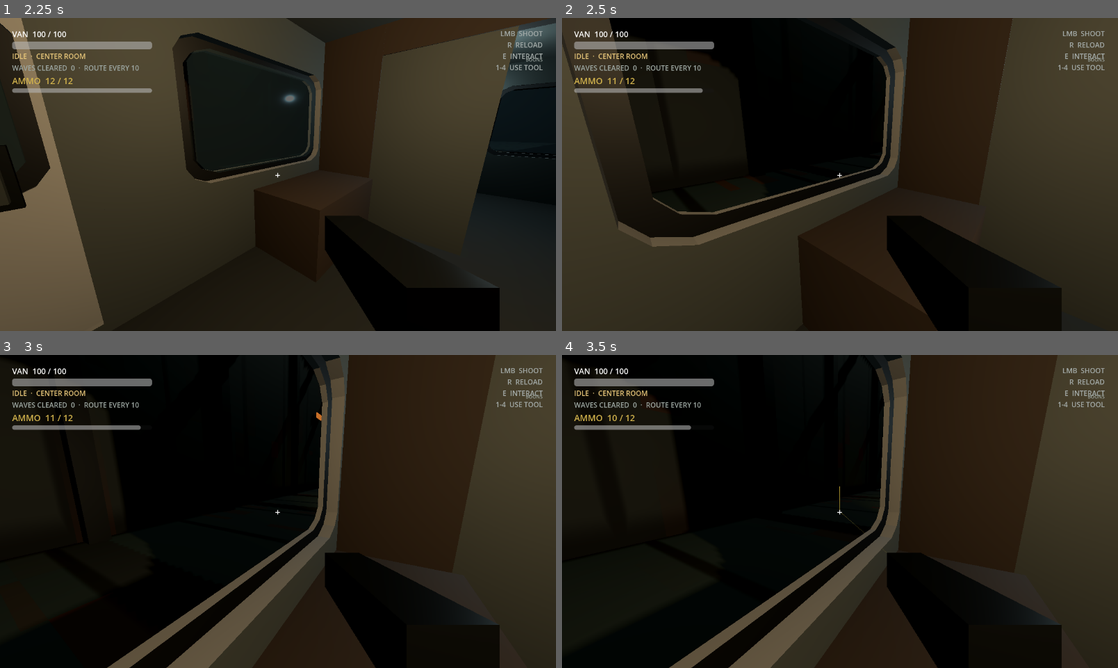
Above: before the commit, frames 1-4 (two rows, left to right).
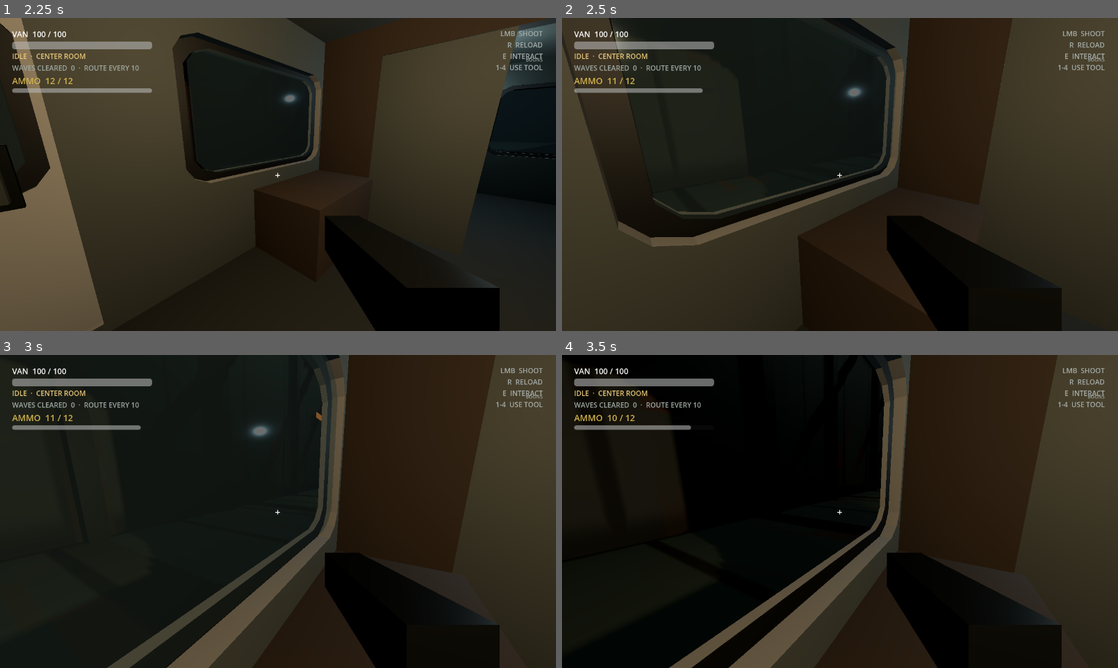
Above: after the commit, the same moments.

Repository: SebastianFreitas/van-gunner
Game: Godot game, scene res://scenes/boot/boot.tscn
Two runs of this game, one before a commit and one after it. Both use one fixed random seed, a clock stepped at 60 frames per second and the inputs below.
Inputs (mouse positions are in pixels of both pictures, inside the frame that each line leads up to):
- Up to frame 1 (2.25 s): tap Enter at 0.5 s; move the mouse to (400, 158) at 0.52 s; press the mouse at (400, 158) at 0.53 s; hold D (move_right) 0.53-1.25 s; release the mouse at (400, 158) at 1.25 s; click "SLOT 1 · NEW RUN" at 1.25 s; tap Space at 2 s; move the mouse to (250, 174) at 2.02 s; hold W (move_forward) from 2.03 s (still down); tap E (interact) at 2.1 s
- Up to frame 2 (2.5 s): keep holding W (move_forward); click (812, 174) at 2.3 s
- Up to frame 3 (3 s): keep holding W (move_forward); move the mouse to (289, 505) at 2.77 s; press the mouse at (289, 505) at 2.78 s
- Up to frame 4 (3.5 s): keep holding W (move_forward)

Frame 1 is identical in both runs. In frame 2, 1.0% of the frame differs, in the area x 8-61%, y 0-63%; in frame 3, 1.0%, in the area x 22-61%, y 13-100%; in frame 4, less than 0.1%.

Commit message:
Wire remaining GameBalance fields and persist every tunable on the balance sheet.
Co-authored-by: Cursor <cursoragent@cursor.com>

Diff:
--- a/resources/balance/game_balance.tres
+++ b/resources/balance/game_balance.tres
@@ -4,7 +4,18 @@
 
 [resource]
 script = ExtResource("1")
+base_van_speed = 8.0
+base_damage_per_shot = 1.0
 base_fire_rate = 1.0
+spawn_distance = 47.2
+spawn_half_width = 7.5
+spawn_z_jitter = 1.0
+spawn_z_depth_min = -3.0
+spawn_z_depth_max = 3.0
+spawn_delay_min = 0.5
+spawn_delay_max = 2.0
+segment_wave_min = 4
+segment_wave_max = 9
 act_wave_base_count = PackedInt32Array(2, 2, 2)
 act_wave_growth_per_step = PackedInt32Array(1, 1, 1)
 act_last_wave_extra = PackedInt32Array(2, 2, 3)
@@ -12,7 +23,10 @@
 inter_wave_delay = 10.0
 act_engagement_seconds = PackedFloat32Array(10, 8, 6)
 act_expected_upgrade_fraction = PackedFloat32Array(0.333333, 0.666667, 1)
-spawn_z_depth_min = -3.0
-spawn_z_depth_max = 3.0
-spawn_z_jitter = 1.0
+rear_door_breach_hp = 96.0
+window_breach_hp = 32.0
+rear_window_glass_hp = 1.0
+mob_interior_speed = 4.5
 act_target_van_speed = PackedFloat32Array(8, 9, 10)
+van_speed_max_level = 4
+van_speed_upgrade_base_cost = 50
--- a/resources/combat/default_gun_stats.tres
+++ b/resources/combat/default_gun_stats.tres
@@ -4,6 +4,9 @@
 
 [resource]
 script = ExtResource("1")
+## Baseline DPS knobs are owned by game_balance.tres — GunStatsController overwrites these.
+fire_rate = 1.0
+damage_per_shot = 1.0
 bullet_speed = 100.0
 bullet_weight = 0.35
 max_bounces = 1
--- a/scripts/combat/gun_controller.gd
+++ b/scripts/combat/gun_controller.gd
@@ -113,7 +113,10 @@
 func _get_stats() -> GunStats:
 	if _stats_controller:
 		return _stats_controller.get_stats()
-	return GunStats.new()
+	var stats := GunStats.new()
+	stats.fire_rate = GameBalance.BASE_FIRE_RATE
+	stats.damage_per_shot = GameBalance.BASE_DAMAGE_PER_SHOT
+	return stats
 
 
 func _get_player() -> Node:
--- a/scripts/combat/gun_stats.gd
+++ b/scripts/combat/gun_stats.gd
@@ -1,7 +1,8 @@
 class_name GunStats
 extends Resource
 
-@export var fire_rate := 4.0
+## Defaults match game_balance.tres; GunStatsController still re-seeds from GameBalance.
+@export var fire_rate := 1.0
 @export var damage_per_shot := 1.0
 @export var bullet_speed := 140.0
 @export var bullet_weight := 1.0
--- a/scripts/core/game_balance_data.gd
+++ b/scripts/core/game_balance_data.gd
@@ -15,7 +15,7 @@
 @export_group("Player baseline")
 ## Applied at runtime by GunStatsController as the gun's starting damage / fire rate.
 @export var base_damage_per_shot := 1.0
-@export var base_fire_rate := 4.0
+@export var base_fire_rate := 1.0
 
 @export_group("Spawn geometry")
 ## Nominal distance from rear-door Outside markers to the spawn line.
@@ -44,7 +44,7 @@
 ## Middle waves: chance to drop back to base count (at most once, never last).
 @export var act_breather_chance: PackedFloat32Array = PackedFloat32Array([0.15, 0.3, 0.35])
 ## Pause between cleared waves while still in COMBAT.
-@export var inter_wave_delay := 1.25
+@export var inter_wave_delay := 10.0
 
 @export_group("Enemy approach")
 ## Designer intent: unpaid seconds for a rear-door approach at spawn_distance,
@@ -62,7 +62,7 @@
 @export var rear_door_breach_hp := 96.0
 ## Side windows open faster — about 4 hits at default raider damage.
 @export var window_breach_hp := 32.0
-## Door / window glass panes — one default shot is enough to shatter.
+## Door / window glass panes — applied by breakable_glass at runtime.
 @export var rear_window_glass_hp := 1.0
 ## Interior move speed after a breach (van-local units/sec).
 @export var mob_interior_speed := 4.5
--- a/scripts/player/hitscan_weapon.gd
+++ b/scripts/player/hitscan_weapon.gd
@@ -5,7 +5,7 @@
 
 @export var damage := 1.0
 @export var range := 80.0
-@export var shots_per_second := 4.0
+@export var shots_per_second := 1.0
 
 @onready var camera: Camera3D = get_parent()
 @onready var muzzle_flash: OmniLight3D = $MuzzleFlash
@@ -13,11 +13,17 @@
 var _next_shot_time := 0
 
 
+func _ready() -> void:
+	# Keep legacy hitscan path on the same balance sheet as GunController.
+	damage = GameBalance.BASE_DAMAGE_PER_SHOT
+	shots_per_second = GameBalance.BASE_FIRE_RATE
+
+
 func try_fire() -> void:
 	var now := Time.get_ticks_msec()
 	if now < _next_shot_time:
 		return
-	_next_shot_time = now + roundi(1000.0 / shots_per_second)
+	_next_shot_time = now + roundi(1000.0 / maxf(shots_per_second, 0.1))
 
 	var origin := camera.global_position
 	var end := origin - camera.global_basis.z * range
--- a/scripts/run/breach_point.gd
+++ b/scripts/run/breach_point.gd
@@ -10,6 +10,7 @@
 
 @export var point_id: StringName = &""
 @export var kind: Kind = Kind.WINDOW
+## Overwritten in _ready from GameBalance (rear door / window HP).
 @export var max_health := 40.0
 @export var max_occupants := 1
 ## Lower = preferred. Rear doors should stay ahead of windows.
--- a/scripts/run/breakable_glass.gd
+++ b/scripts/run/breakable_glass.gd
@@ -1,13 +1,15 @@
 extends Area3D
 
-## Breakable window pane (rear doors or side openings). Any solid hit
-## shatters it; surrounding metal stays. Uses the enemy hit layer (same as
-## pickups/raiders) so projectiles apply damage instead of ricocheting.
+## Breakable window pane (rear doors or side openings). Surrounding metal stays.
+## Uses the enemy hit layer (same as pickups/raiders) so projectiles apply damage
+## instead of ricocheting. HP comes from GameBalance.REAR_WINDOW_GLASS_HP.
 
 signal shattered
 
 @export var glass_mesh_path: NodePath = ^"../WindowGlass"
 
+var max_health := 1.0
+var health := 0.0
 var _broken := false
 var _glass_visual: Node3D
 var _collision: CollisionShape3D
@@ -19,24 +21,43 @@
 	collision_mask = 0
 	monitoring = false
 	monitorable = true
+	max_health = maxf(GameBalance.REAR_WINDOW_GLASS_HP, 0.0)
+	health = max_health
 	_glass_visual = get_parent().get_node_or_null("WindowGlass") as Node3D
 	if _glass_visual == null:
 		_glass_visual = get_node_or_null(glass_mesh_path) as Node3D
 	_collision = get_node_or_null("Collision") as CollisionShape3D
+	# Zero HP = already shattered (designer opt-out).
+	if is_zero_approx(max_health):
+		_shatter()
 
 
 func is_intact() -> bool:
 	return not _broken
 
 
-func take_damage(_amount = null) -> void:
+func take_damage(amount = null) -> void:
 	if _broken:
 		return
-	_shatter()
+	var dmg := _damage_amount(amount)
+	if dmg <= 0.0:
+		return
+	health = maxf(0.0, health - dmg)
+	if is_zero_approx(health):
+		_shatter()
+
+
+func _damage_amount(amount) -> float:
+	if amount == null:
+		return 1.0
+	if amount is DamageInfo:
+		return (amount as DamageInfo).get_final_amount()
+	return float(amount)
 
 
 func _shatter() -> void:
 	_broken = true
+	health = 0.0
 	if _collision:
 		_collision.set_deferred("disabled", true)
 	if _glass_visual:
--- a/scripts/run/travel_controller.gd
+++ b/scripts/run/travel_controller.gd
@@ -16,6 +16,7 @@
 const SIDE_STREET_RUN_MAX := 4
 const SIDE_STREET_START_SEGMENT := 4
 
+## Overwritten in _ready from MetaProgression → GameBalance van speed curve.
 @export var travel_speed := 8.0
 @export var segment_scene: PackedScene
 @export var t_junction_scene: PackedScene
